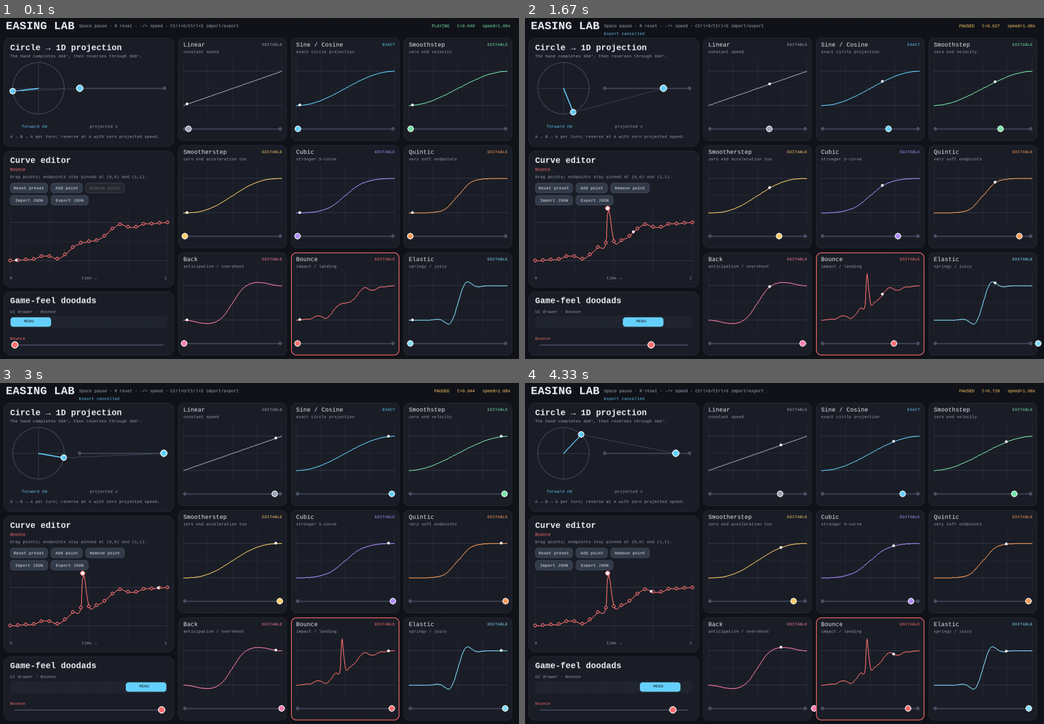
Above: before the commit, frames 1-4 (two rows, left to right).
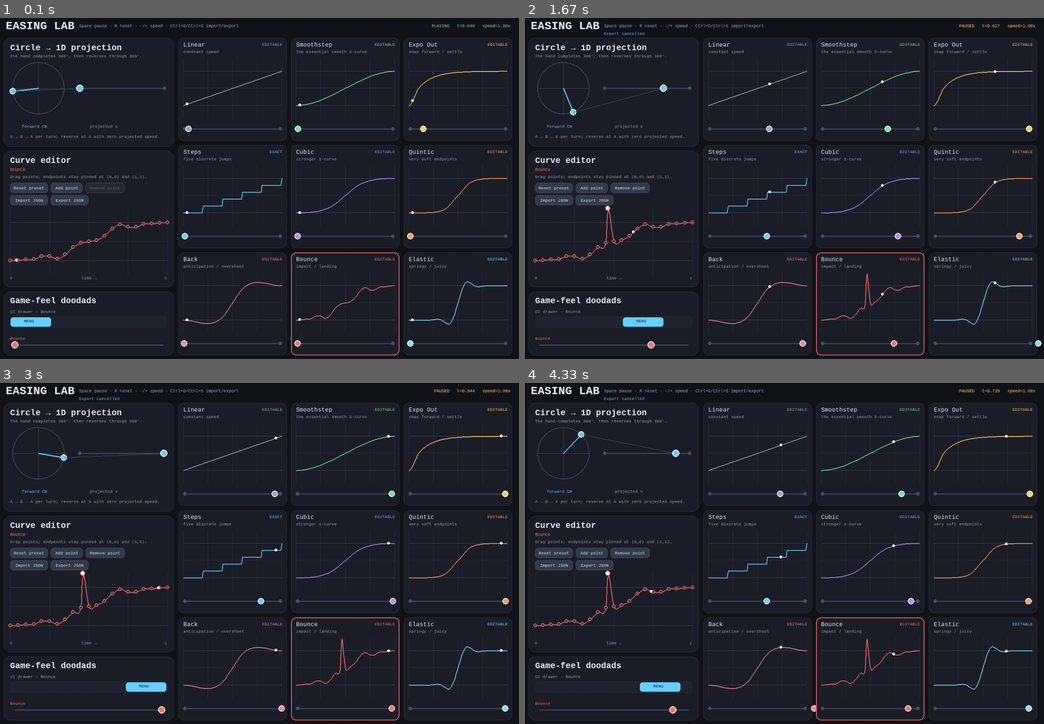
Above: after the commit, the same moments.

Repository: deviousname/easing-lab
Game: pygame game, started from src/easing_lab/__main__.py
Same seed, same stepped clock (60 frames per second), same inputs: the game is played once before the commit and once after it.
Inputs (mouse positions are in pixels of both pictures, inside the frame that each line leads up to):
- Up to frame 1 (0.1 s): no input
- Up to frame 2 (1.67 s): press the mouse at (592, 188) at 0.37 s; move the mouse to (742, 133) at 0.47 s; release the mouse at (898, 79) at 0.6 s; press the mouse at (613, 239) at 0.7 s; move the mouse to (602, 208) at 0.8 s; release the mouse at (597, 178) at 0.93 s; press the mouse at (592, 198) at 1.03 s; move the mouse to (737, 195) at 1.13 s; release the mouse at (883, 191) at 1.27 s; tap Space at 1.33 s
- Up to frame 3 (3 s): tap Space every 0.33 s from 1.67 to 2.67 s
- Up to frame 4 (4.33 s): tap Space every 0.33 s from 3 to 4 s

The runs differ from the first frame. In frame 1, 0.8% of the frame differs, in the area x 35-98%, y 6-65%; in frame 2, 0.8%; in frame 3, 0.8%; in frame 4, 0.8%.

Commit message:
Consolidate similar easing presets

Diff:
--- a/pyproject.toml
+++ b/pyproject.toml
@@ -4,7 +4,7 @@
 
 [project]
 name = "easing-lab"
-version = "0.2.0"
+version = "0.3.0"
 description = "Interactive Pygame easing designer and side-effect-free easing library"
 readme = "README.md"
 requires-python = ">=3.10,<3.14"
--- a/src/easing_lab/__init__.py
+++ b/src/easing_lab/__init__.py
@@ -26,10 +26,12 @@
     ease_in_bounce,
     ease_in_cubic,
     ease_in_elastic,
+    ease_in_expo,
     ease_in_out_back,
     ease_in_out_bounce,
     ease_in_out_cubic,
     ease_in_out_elastic,
+    ease_in_out_expo,
     ease_in_out_quint,
     ease_in_out_sine,
     ease_in_quint,
@@ -38,6 +40,7 @@
     ease_out_bounce,
     ease_out_cubic,
     ease_out_elastic,
+    ease_out_expo,
     ease_out_quint,
     ease_out_sine,
     easing_from_dict,
@@ -45,6 +48,9 @@
     elastic_in_out,
     elastic_out,
     evaluate,
+    expo_in,
+    expo_in_out,
+    expo_out,
     interpolate,
     linear,
     load_easing,
@@ -59,9 +65,10 @@
     sine_out,
     smootherstep,
     smoothstep,
+    steps,
 )
 
-__version__ = "0.2.0"
+__version__ = "0.3.0"
 
 __all__ = [
     "EASINGS",
@@ -90,10 +97,12 @@
     "ease_in_bounce",
     "ease_in_cubic",
     "ease_in_elastic",
+    "ease_in_expo",
     "ease_in_out_back",
     "ease_in_out_bounce",
     "ease_in_out_cubic",
     "ease_in_out_elastic",
+    "ease_in_out_expo",
     "ease_in_out_quint",
     "ease_in_out_sine",
     "ease_in_quint",
@@ -102,12 +111,16 @@
     "ease_out_bounce",
     "ease_out_cubic",
     "ease_out_elastic",
+    "ease_out_expo",
     "ease_out_quint",
     "ease_out_sine",
     "easing_from_dict",
     "elastic_in",
     "elastic_in_out",
     "elastic_out",
+    "expo_in",
+    "expo_in_out",
+    "expo_out",
     "evaluate",
     "interpolate",
     "linear",
@@ -123,4 +136,5 @@
     "sine_out",
     "smootherstep",
     "smoothstep",
+    "steps",
 ]
--- a/src/easing_lab/app.py
+++ b/src/easing_lab/app.py
@@ -54,9 +54,9 @@
 
 PRESET_COLORS = {
     "linear": MUTED,
-    "sine_in_out": ACCENT,
     "smoothstep": GREEN,
-    "smootherstep": YELLOW,
+    "expo_out": YELLOW,
+    "steps": ACCENT,
     "cubic_in_out": PURPLE,
     "quint_in_out": ORANGE,
     "back_in_out": PINK,
--- a/src/easing_lab/core.py
+++ b/src/easing_lab/core.py
@@ -80,6 +80,14 @@
     return t**3 * (t * (t * 6.0 - 15.0) + 10.0)
 
 
+def steps(t: float) -> float:
+    """Quantize progress into five equal, end-aligned jumps."""
+
+    if t >= 1.0:
+        return 1.0
+    return math.floor(t * 5.0) / 5.0
+
+
 def cubic_in(t: float) -> float:
     """Accelerate with a cubic curve."""
 
@@ -118,6 +126,32 @@
     if t < 0.5:
         return 16.0 * t**5
     return 1.0 - ((-2.0 * t + 2.0) ** 5) / 2.0
+
+
+def expo_in(t: float) -> float:
+    """Accelerate exponentially from rest."""
+
+    if t == 0.0:
+        return 0.0
+    return 2.0 ** (10.0 * t - 10.0)
+
+
+def expo_out(t: float) -> float:
+    """Move immediately, then settle exponentially."""
+
+    if t == 1.0:
+        return 1.0
+    return 1.0 - 2.0 ** (-10.0 * t)
+
+
+def expo_in_out(t: float) -> float:
+    """Symmetric exponential ease-in-out."""
+
+    if t == 0.0 or t == 1.0:
+        return t
+    if t < 0.5:
+        return 2.0 ** (20.0 * t - 10.0) / 2.0
+    return (2.0 - 2.0 ** (-20.0 * t + 10.0)) / 2.0
 
 
 def back_in(t: float) -> float:
@@ -220,6 +254,9 @@
 ease_in_quint = quint_in
 ease_out_quint = quint_out
 ease_in_out_quint = quint_in_out
+ease_in_expo = expo_in
+ease_out_expo = expo_out
+ease_in_out_expo = expo_in_out
 ease_in_back = back_in
 ease_out_back = back_out
 ease_in_out_back = back_in_out
@@ -237,12 +274,16 @@
     ("sine_in_out", sine_in_out),
     ("smoothstep", smoothstep),
     ("smootherstep", smootherstep),
+    ("steps", steps),
     ("cubic_in", cubic_in),
     ("cubic_out", cubic_out),
     ("cubic_in_out", cubic_in_out),
     ("quint_in", quint_in),
     ("quint_out", quint_out),
     ("quint_in_out", quint_in_out),
+    ("expo_in", expo_in),
+    ("expo_out", expo_out),
+    ("expo_in_out", expo_in_out),
     ("back_in", back_in),
     ("back_out", back_out),
     ("back_in_out", back_in_out),
@@ -277,29 +318,29 @@
 _PRESET_ITEMS = (
     Preset("linear", "Linear", "constant speed", linear, "y = t", 2),
     Preset(
-        "sine_in_out",
-        "Sine / Cosine",
-        "exact circle projection",
-        sine_in_out,
-        "y = (1 - cos(pi*t)) / 2",
-        9,
-        editable=False,
-    ),
-    Preset(
         "smoothstep",
         "Smoothstep",
-        "zero end velocity",
+        "the essential smooth S-curve",
         smoothstep,
         "y = t^2 * (3 - 2*t)",
         7,
     ),
     Preset(
-        "smootherstep",
-        "Smootherstep",
-        "zero end acceleration too",
-        smootherstep,
-        "y = 6*t^5 - 15*t^4 + 10*t^3",
-        7,
+        "expo_out",
+        "Expo Out",
+        "snap forward / settle",
+        expo_out,
+        "y = 1 - 2^(-10*t), with y(1) = 1",
+        11,
+    ),
+    Preset(
+        "steps",
+        "Steps",
+        "five discrete jumps",
+        steps,
+        "y = floor(5*t) / 5, with y(1) = 1",
+        6,
+        editable=False,
     ),
     Preset(
         "cubic_in_out",
@@ -350,6 +391,8 @@
 _ALIASES = {
     "sine": "sine_in_out",
     "sine_cosine": "sine_in_out",
+    "step": "steps",
+    "stepped": "steps",
     "ease_in_sine": "sine_in",
     "ease_out_sine": "sine_out",
     "ease_in_out_sine": "sine_in_out",
@@ -362,6 +405,11 @@
     "ease_in_quint": "quint_in",
     "ease_out_quint": "quint_out",
     "ease_in_out_quint": "quint_in_out",
+    "expo": "expo_in_out",
+    "exponential": "expo_in_out",
+    "ease_in_expo": "expo_in",
+    "ease_out_expo": "expo_out",
+    "ease_in_out_expo": "expo_in_out",
     "back": "back_in_out",
     "ease_in_back": "back_in",
     "ease_out_back": "back_out",
@@ -681,10 +729,12 @@
     "ease_in_bounce",
     "ease_in_cubic",
     "ease_in_elastic",
+    "ease_in_expo",
     "ease_in_out_back",
     "ease_in_out_bounce",
     "ease_in_out_cubic",
     "ease_in_out_elastic",
+    "ease_in_out_expo",
     "ease_in_out_quint",
     "ease_in_out_sine",
     "ease_in_quint",
@@ -693,12 +743,16 @@
     "ease_out_bounce",
     "ease_out_cubic",
     "ease_out_elastic",
+    "ease_out_expo",
     "ease_out_quint",
     "ease_out_sine",
     "easing_from_dict",
     "elastic_in",
     "elastic_in_out",
     "elastic_out",
+    "expo_in",
+    "expo_in_out",
+    "expo_out",
     "evaluate",
     "interpolate",
     "linear",
@@ -714,4 +768,5 @@
     "sine_out",
     "smootherstep",
     "smoothstep",
+    "steps",
 ]
--- a/tests/test_core.py
+++ b/tests/test_core.py
@@ -20,6 +20,8 @@
     elastic_in,
     elastic_out,
     evaluate,
+    expo_in,
+    expo_out,
     interpolate,
     load_easing,
     ping_pong,
@@ -29,6 +31,7 @@
     resolve_easing,
     sine_in,
     sine_out,
+    steps,
 )
 
 
@@ -41,9 +44,9 @@
 def test_designer_keeps_nine_curated_starting_presets():
     assert tuple(PRESETS) == (
         "linear",
-        "sine_in_out",
         "smoothstep",
-        "smootherstep",
+        "expo_out",
+        "steps",
         "cubic_in_out",
         "quint_in_out",
         "back_in_out",
@@ -58,6 +61,7 @@
         (sine_in, sine_out),
         (cubic_in, cubic_out),
         (quint_in, quint_out),
+        (expo_in, expo_out),
         (back_in, back_out),
         (bounce_in, bounce_out),
         (elastic_in, elastic_out),
@@ -83,6 +87,10 @@
         ("quint_in", 0.25, 0.0009765625),
         ("quint_out", 0.25, 0.7626953125),
         ("quint_in_out", 0.25, 0.015625),
+        ("expo_in", 0.5, 0.03125),
+        ("expo_out", 0.1, 0.5),
+        ("expo_in_out", 0.25, 0.015625),
+        ("steps", 0.79, 0.6),
         ("back_in", 0.5, -0.0876975),
         ("back_out", 0.5, 1.0876975),
         ("bounce_in", 0.25, 0.02734375),
@@ -117,10 +125,32 @@
 def test_resolve_easing_accepts_documented_aliases():
     assert resolve_easing("Sine / Cosine")(0.5) == pytest.approx(0.5)
     assert resolve_easing("quintic")(0.5) == pytest.approx(0.5)
+    assert resolve_easing("exponential")(0.5) == pytest.approx(0.5)
+    assert resolve_easing("stepped") is steps
     assert resolve_easing("ease_out_cubic") is cubic_out
     assert ease_out_cubic is cubic_out
     with pytest.raises(KeyError, match="unknown easing"):
         resolve_easing("not-real")
+
+
+def test_similar_s_curves_are_consolidated_only_in_the_designer():
+    assert PRESETS["smoothstep"].name == "Smoothstep"
+    assert {"sine_in_out", "smoothstep", "smootherstep"} & PRESETS.keys() == {"smoothstep"}
+    assert {"sine_in_out", "smoothstep", "smootherstep"} <= EASINGS.keys()
+
+
+def test_steps_holds_each_level_until_the_next_jump():
+    assert steps(0.0) == 0.0
+    assert steps(0.19) == 0.0
+    assert steps(0.2) == 0.2
+    assert steps(0.99) == 0.8
+    assert steps(1.0) == 1.0
+
+
+def test_expo_out_is_front_loaded_and_distinct_from_symmetric_presets():
+    assert expo_out(0.1) == 0.5
+    assert expo_out(0.25) > 0.8
+    assert expo_out(0.25) != pytest.approx(1.0 - expo_out(0.75), abs=1e-3)
 
 
 @pytest.mark.parametrize(
@@ -192,7 +222,18 @@
 
 
 def test_closed_form_document_loads_the_named_preset():
-    payload = preset_document("sine_in_out")
+    payload = preset_document("steps")
+    loaded = easing_from_dict(payload)
+    assert loaded(0.59) == pytest.approx(0.4, abs=1e-12)
+
+
+def test_legacy_sine_preset_documents_remain_loadable():
+    payload = {
+        "format": "easing-lab",
+        "version": 1,
+        "curve_type": "closed_form",
+        "preset": "sine_in_out",
+    }
     loaded = easing_from_dict(payload)
     assert loaded(0.5) == pytest.approx(0.5, abs=1e-12)
 
Not shown, changed: README.md
Binary file changed: docs/easing-lab.gif
Binary file changed: docs/easing-lab.png
Not shown, changed: CHANGELOG.md
Not shown, changed: docs/verification.md
